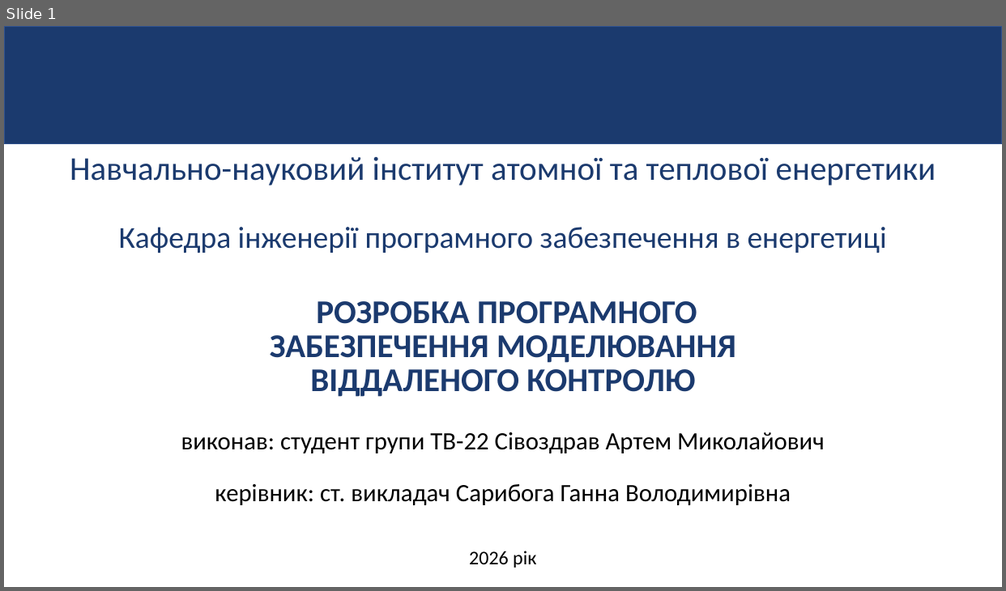
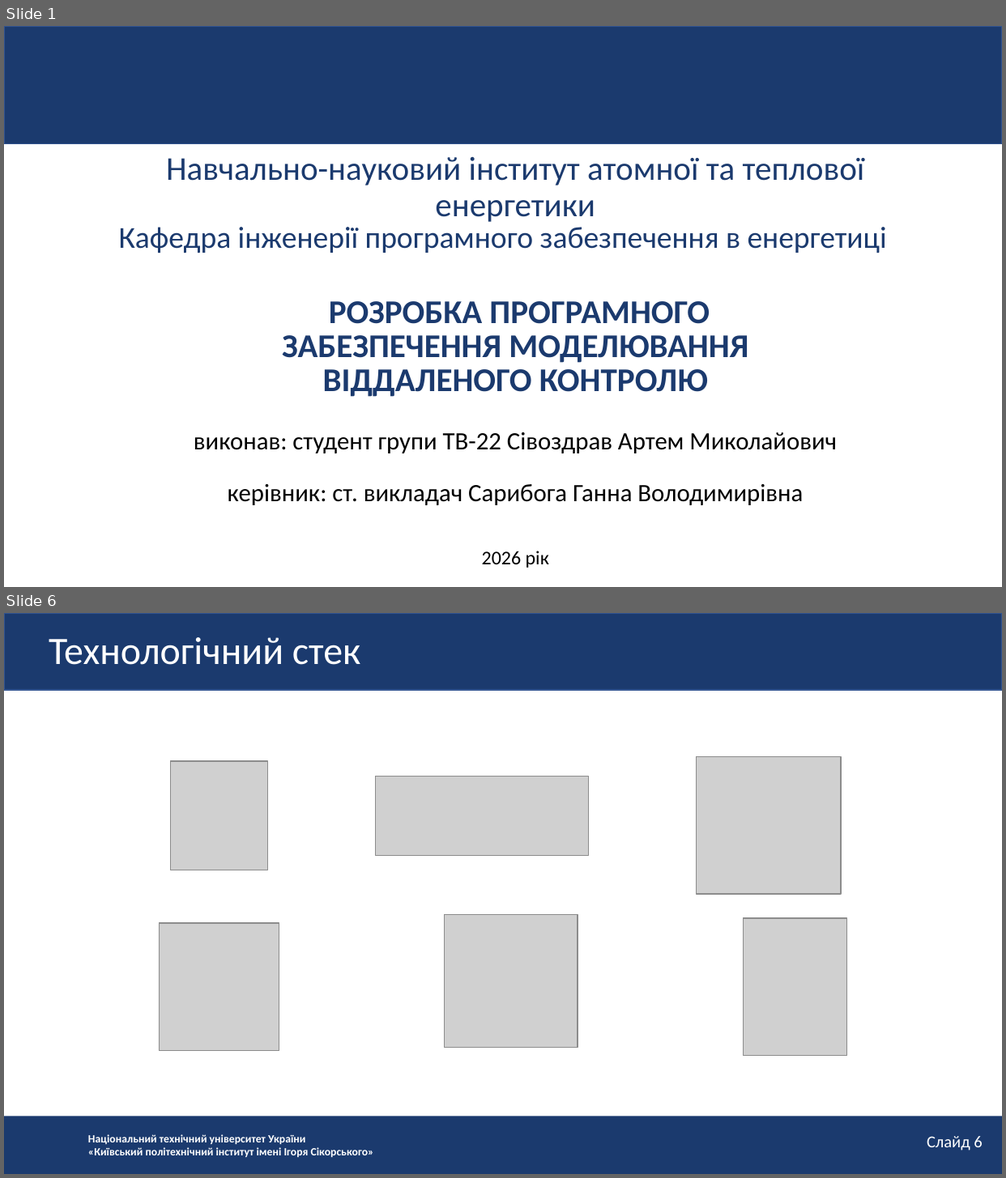
Before and after one commit to ArtemSivozdraw/diplom, a slide deck: Презентація на захист ПП Сівоздрав.pptx. Shown one above the other, each under a label of ours: slide 1 before the commit, slides 1 and 6 after it; the slides between them are not shown. The pictures are 1006x591 and 1006x1178 pixels, drawn with LibreOffice and Linux fonts; fonts in the diff are those of the drawing; grey boxes stand for pictures; background and template pictures are left out. Boxes give left, top, right and bottom in pixels: in the first picture for what was removed or moved away, otherwise in the second. Text is boxed around its words. In the diff, an @@ line names an element or a change of style, - is before the commit and + after.

```diff
--- a/Презентація на захист ПП Сівоздрав.pptx
+++ b/Презентація на захист ПП Сівоздрав.pptx
@@ slide 6 added at box(4, 613, 1002, 1174), background #FFFFFF @@
@@ rectangle added at box(4, 613, 1002, 690), fill #1B3A6E, outline #325490 1 pt @@
@@ text added at box(49, 637, 360, 665), 28 pt, text #FFFFFF @@
+Технологічний стек
@@ picture added at box(696, 756, 840, 893) @@
@@ picture added at box(171, 762, 267, 871) @@
@@ picture added at box(375, 777, 589, 855) @@
@@ picture added at box(160, 923, 279, 1051) @@
@@ picture added at box(444, 914, 577, 1047) @@
@@ picture added at box(744, 918, 847, 1055) @@
@@ rectangle added at box(4, 1116, 1002, 1174), fill #1B3A6E @@
@@ text added at box(88, 1135, 374, 1157), 8 pt, text #FFFFFF, bold @@
+Національний технічний університет України
+«Київський політехнічний інститут імені Ігоря Сікорського»
@@ text added at box(927, 1136, 982, 1151), 12 pt, text #FFFFFF @@
+Слайд 6
@@ slide 1 changed as well @@
@@ less space between paragraphs in 6 elements at box(194, 433, 837, 454), box(228, 484, 803, 506), box(282, 301, 748, 397), box(482, 551, 549, 568), box(166, 156, 865, 222), box(119, 227, 887, 253) @@
```
Also in this commit, not shown: 1 other slide changed, 13 other slides added, 8 slides removed.
